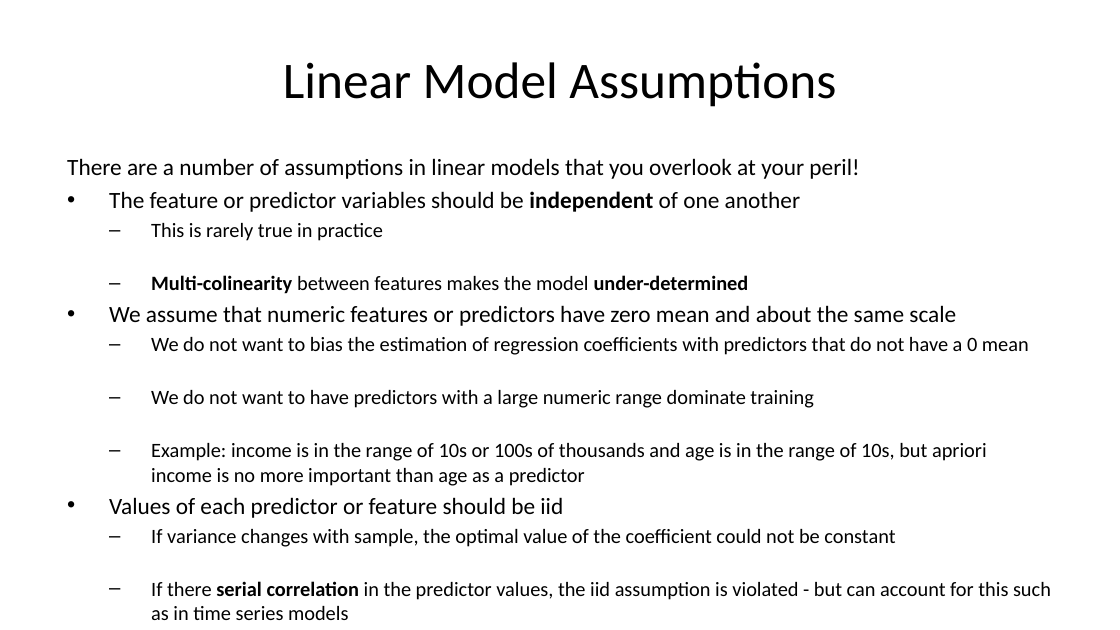
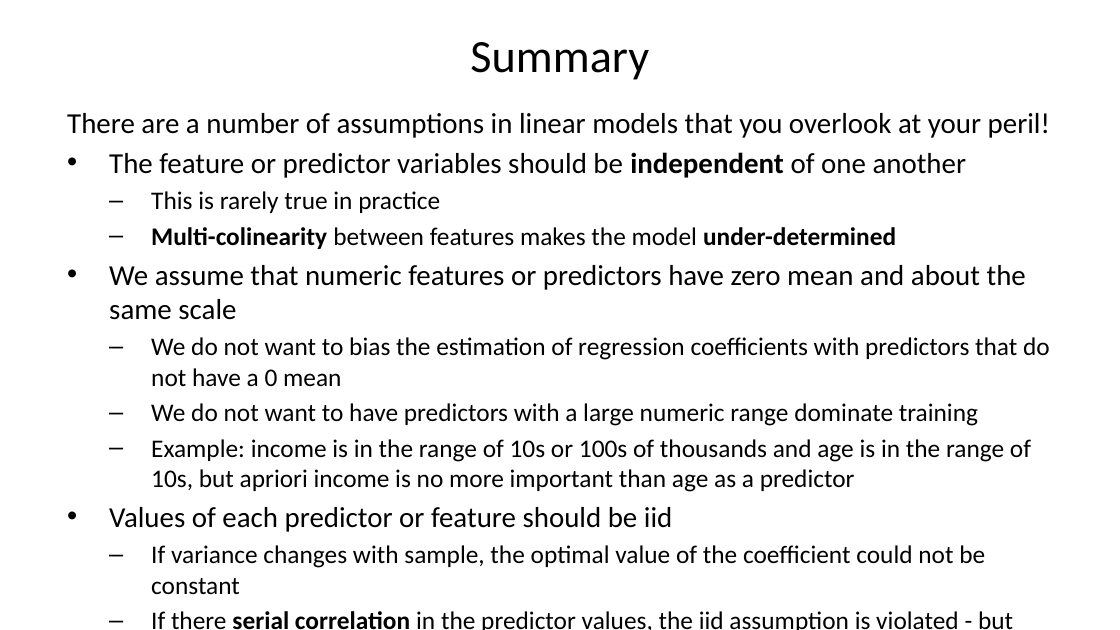
Before and after one commit to StephenElston/CSCI-E-83, a slide deck: slide 55 of LectureSlides/08_IntroductionToLinearModels.pptx (slide 54 before the commit). Drawn at 1120x630 pixels with LibreOffice and Linux fonts; fonts in the diff are those of the drawing. Boxes give left, top, right and bottom in pixels: in the first picture for what was removed or moved away, otherwise in the second. Text is boxed around its words. In the diff, an @@ line names an element or a change of style, - is before the commit and + after.

Commit message:
Improved examples in slide deck

```diff
--- a/LectureSlides/08_IntroductionToLinearModels.pptx
+++ b/LectureSlides/08_IntroductionToLinearModels.pptx
@@ title at bbox=[470, 42, 649, 80]: text changed; size 33 to 29.7 pt @@
-Linear Model Assumptions
+Summary
@@ text "There are a number of ...": place and size @@
-text "There are a number of ..." at bbox=[67, 158, 1051, 620]
+text "There are a number of ..." at bbox=[67, 113, 1050, 630]
@@ text "There are a number of ..." at bbox=[67, 113, 1050, 630]: size 15 to 18.6 pt in "There are a number of assumptions in ...", "The feature or predictor variables should be ...", "We assume that numeric features or predictors ...", "Values of each predictor or feature should ..."; size 13.1 to 16.3 pt in "This is rarely true in practice", "Multi-colinearity between features makes the model under-det ...", "We do not want to bias the ...", "We do not want to have predictors ..." and 3 more places @@
```
Also in this commit, not shown: 13 other slides changed, 1 slide added, 1 slide removed.
